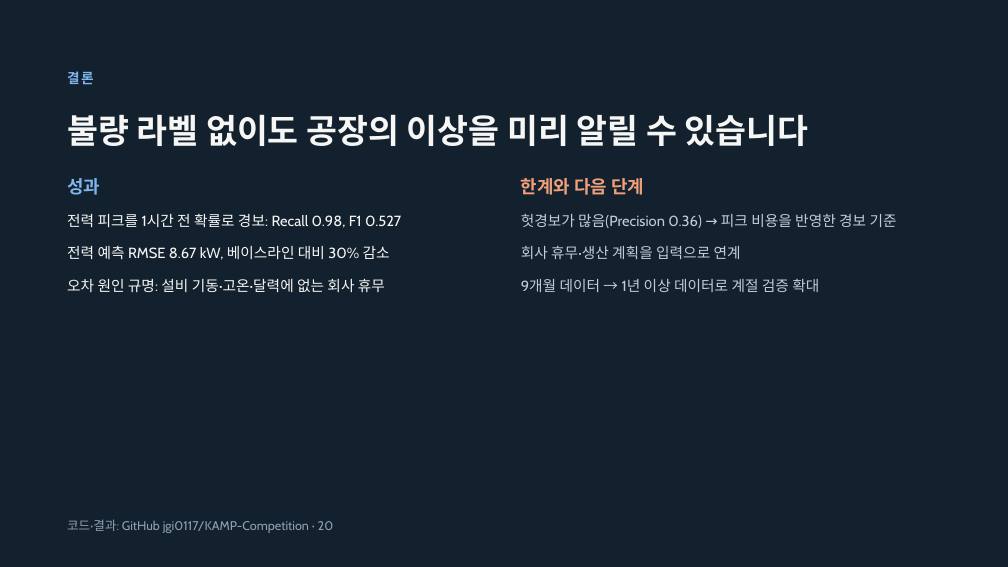
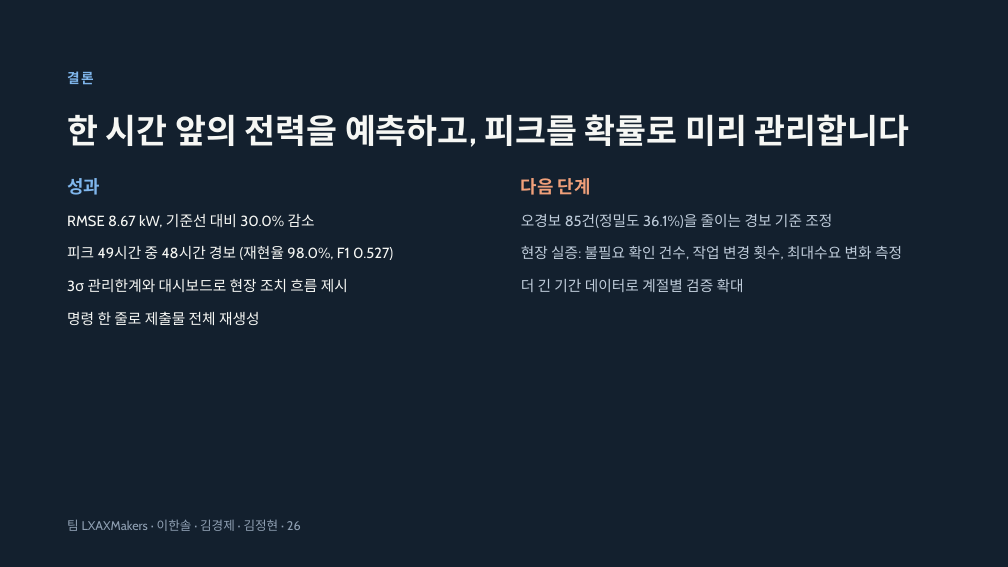
Before and after one commit to jgi0117/KAMP-Competition, a slide deck: slide 26 of docs/presentation/OKM 전력 피크 예측 발표.pptx (slide 20 before the commit). Drawn at 1008x567 pixels with LibreOffice and Linux fonts; fonts in the diff are those of the drawing. Boxes give left, top, right and bottom in pixels: in the first picture for what was removed or moved away, otherwise in the second. Text is boxed around its words. In the diff, an @@ line names an element or a change of style, - is before the commit and + after.

```diff
--- a/docs/presentation/OKM 전력 피크 예측 발표.pptx
+++ b/docs/presentation/OKM 전력 피크 예측 발표.pptx
@@ title at [67,114,910,147]: text changed @@
-불량 라벨 없이도 공장의 이상을 미리 알릴 수 있습니다
+한 시간 앞의 전력을 예측하고, 피크를 확률로 미리 관리합니다
@@ text at [521,178,591,195]: text changed @@
-한계와 다음 단계
+다음 단계
@@ text at [67,214,315,228]: text changed @@
-전력 피크를 1시간 전 확률로 경보: Recall 0.98, F1 0.527
+RMSE 8.67 kW, 기준선 대비 30.0% 감소
@@ text at [521,214,832,228]: text changed @@
-회사 휴무·생산 계획을 입력으로 연계
+오경보 85건(정밀도 36.1%)을 줄이는 경보 기준 조정
@@ text removed at [521,214,897,228] @@
-헛경보가 많음(Precision 0.36) → 피크 비용을 반영한 경보 기준
@@ text at [67,246,393,260]: text changed @@
-전력 예측 RMSE 8.67 kW, 베이스라인 대비 30% 감소
+피크 49시간 중 48시간 경보 (재현율 98.0%, F1 0.527)
@@ text added at [521,245,902,260], 14 pt, text #BFCCDA @@
+현장 실증: 불필요 확인 건수, 작업 변경 횟수, 최대수요 변화 측정
@@ text at [88,279,348,292]: text changed @@
-오차 원인 규명: 설비 기동·고온·달력에 없는 회사 휴무
+3σ 관리한계와 대시보드로 현장 조치 흐름 제시
@@ text at [521,278,744,292]: text changed @@
-9개월 데이터 → 1년 이상 데이터로 계절 검증 확대
+더 긴 기간 데이터로 계절별 검증 확대
@@ text added at [67,312,260,326], 14 pt, text #F6F7F4 @@
+명령 한 줄로 제출물 전체 재생성
@@ text at [67,519,301,531]: text changed @@
-코드·결과: GitHub jgi0117/KAMP-Competition · 20
+팀 LXAXMakers · 이한솔 · 김경제 · 김정현 · 26
```
Also in this commit, not shown: 3 other slides changed, 22 slides added, 16 slides removed.
